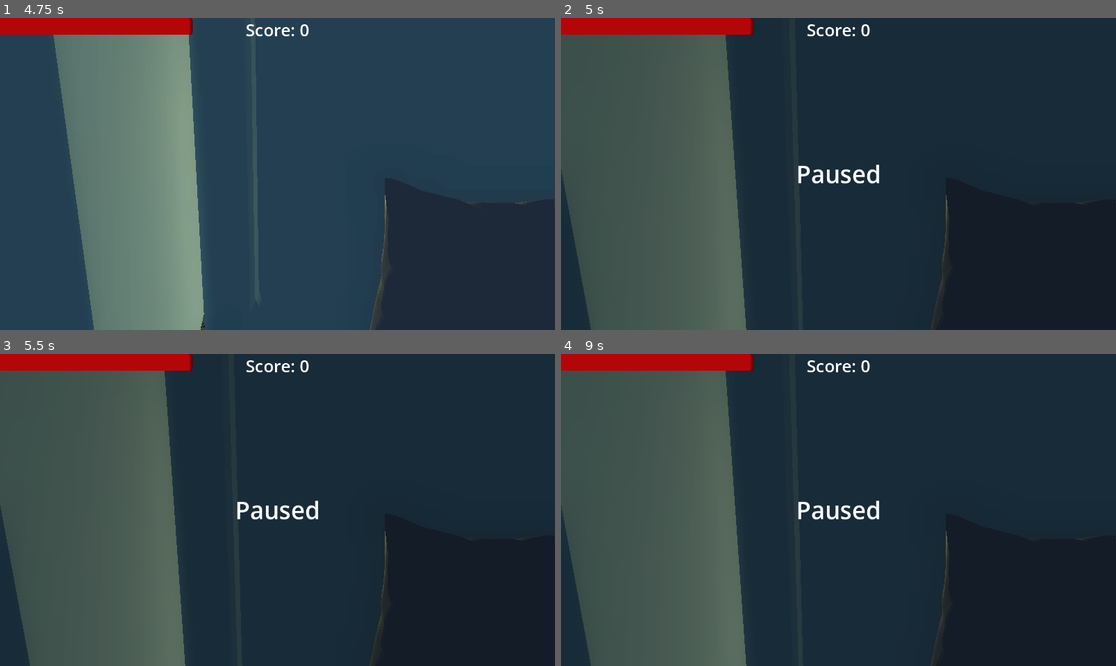
Above: before the commit, frames 1-4 (two rows, left to right).
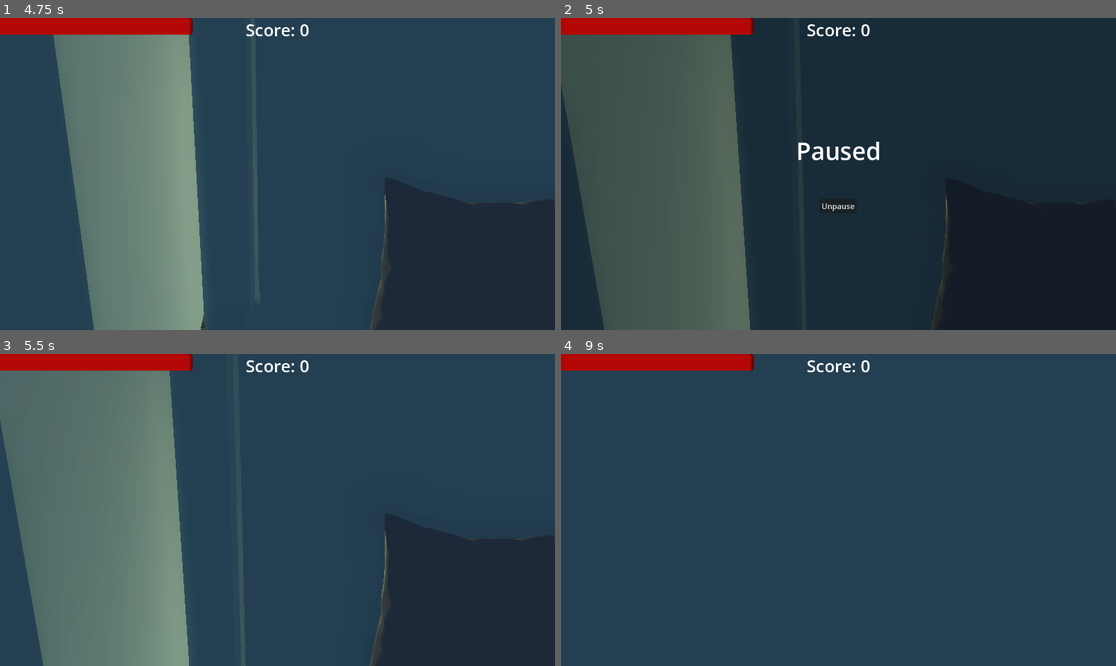
Above: after the commit, the same moments.

Repository: Mastermori/CozyCombat
Game: Godot game, scene res://UI/Menus/main_menu.tscn
Two runs of this game, one before a commit and one after it. Both use one fixed random seed, a clock stepped at 60 frames per second and the inputs below.
Inputs (mouse positions are in pixels of both pictures, inside the frame that each line leads up to):
- Up to frame 1 (4.75 s): click "Play" at 0.5 s; tap Enter at 1.25 s; move the mouse to (305, 174) at 1.27 s; hold W (move_forward) from 1.28 s (still down); tap Space (jump) at 1.35, 1.52, 1.82, 2, 2.27, 2.3, 2.57, 2.85, 3.77, 3.8, 4.07, 4.35, 4.52 s; move the mouse to (249, 174) at 2.02 s; click (249, 174) at 2.1 s; move the mouse to (288, 167) at 2.77 s; move the mouse to (271, 180) at 3.52 s; click (271, 180) at 3.6 s; move the mouse to (316, 177) at 4.27 s
- Up to frame 2 (5 s): keep holding W (move_forward); tap Space (jump) at 4.82 s; tap Escape (ui_cancel) at 4.9 s
- Up to frame 3 (5.5 s): release W (move_forward) at 5 s; click (277, 541) at 5 s, where only the run after the commit has a clickable "Unpause"
- Up to frame 4 (9 s): tap Enter at 5.75 s; move the mouse to (672, 463) at 5.77 s; hold A (strafe_left) 5.78-6.53 s; click (672, 463) at 5.85 s; tap Space (jump) at 6.02, 6.05, 6.32, 6.6, 7.52, 7.55, 7.82, 8.1, 8.27, 8.57 s; move the mouse to (866, 510) at 6.52 s; hold S (move_backwards) 6.53-7.28 s; move the mouse to (755, 432) at 7.27 s; hold D (strafe_right) 7.28-8.03 s; click (755, 432) at 7.35 s; move the mouse to (960, 494) at 8.02 s; hold W (move_forward) 8.03-8.78 s; move the mouse to (727, 525) at 8.77 s; hold D (strafe_right) from 8.78 s (still down); click (727, 525) at 8.85 s

Frame 1 is identical in both runs. In frame 2, 3.3% of the frame differs, in the area x 0-58%, y 5-100%; in frame 3, 79%; in frame 4, 93%, in the area x 0-100%, y 0-100%.

Commit message:
moved pause triggers to hud from player

Diff:
--- a/Entities/Player/Player.gd
+++ b/Entities/Player/Player.gd
@@ -30,17 +30,6 @@
 		calculate_stagger_velocity()
 
 	move_and_slide()
-
-	if not dead:
-		if Input.is_action_just_pressed("ui_cancel"):
-			if Input.mouse_mode == Input.MOUSE_MODE_VISIBLE:
-				$HUD.display_paused(false)
-				Engine.time_scale = 1
-				Input.mouse_mode = Input.MOUSE_MODE_CAPTURED
-			else:
-				$HUD.display_paused(true)
-				Engine.time_scale = 0
-				Input.mouse_mode = Input.MOUSE_MODE_VISIBLE
 
 func calculate_movement_velocity() -> void:
 	if dead:
--- a/Entities/Player/Player.tscn
+++ b/Entities/Player/Player.tscn
@@ -138,10 +138,6 @@
 
 [node name="Player" type="CharacterBody3D"]
 script = ExtResource("1_h5tho")
-speed = null
-jump_velocity = null
-max_health = null
-knockback_drag = null
 
 [node name="Camera3D" type="Camera3D" parent="."]
 transform = Transform3D(1, 0, 0, 0, 1, 0, 0, 0, 1, 0, 0.645782, 0)
--- a/Levels/Bedroom.tscn
+++ b/Levels/Bedroom.tscn
@@ -156,10 +156,10 @@
 
 [node name="Player" parent="." instance=ExtResource("7_4axkf")]
 transform = Transform3D(1, 0, 0, 0, 1, 0, 0, 0, 1, 6.55844, 0.884508, -4.27553)
-speed = null
-jump_velocity = null
-max_health = null
-knockback_drag = null
+speed = 10.0
+jump_velocity = 4.5
+max_health = 20.0
+knockback_drag = 0.1
 
 [node name="Boundery" type="Node" parent="."]
 
--- a/UI/HUD/HUD.gd
+++ b/UI/HUD/HUD.gd
@@ -6,11 +6,17 @@
 	$PausedHUD.hide()
 	Global.score_changed.connect(score_changed)
 
+func _input(event: InputEvent) -> void:
+	if event.is_action_pressed("ui_cancel"):
+		pause(not Input.mouse_mode == Input.MOUSE_MODE_VISIBLE)
+
 func display_death():
 	$DeathHUD.show()
 
-func display_paused(value: bool):
+func pause(value: bool):
 	$PausedHUD.visible = value
+	get_tree().paused = value
+	Input.mouse_mode = Input.MOUSE_MODE_VISIBLE if value else Input.MOUSE_MODE_CAPTURED
 
 func update_health_display(new_health, previous_health, max_health) -> void:
 	var tween = create_tween()
@@ -18,9 +24,12 @@
 		).set_trans(Tween.TRANS_CUBIC).set_ease(Tween.EASE_OUT)
 
 
+func score_changed(new_score: int):
+	$MarginContainer2/ScoreLabel.text = "Score: %s" % new_score
+
 func _on_restart_button_pressed() -> void:
 	get_tree().change_scene_to_file("res://UI/Menus/main_menu.tscn")
 	Engine.time_scale = 1
 
-func score_changed(new_score: int):
-	$MarginContainer2/ScoreLabel.text = "Score: %s" % new_score
+func _on_unpause_button_pressed() -> void:
+	pause(false)
--- a/UI/HUD/hud.tscn
+++ b/UI/HUD/hud.tscn
@@ -11,6 +11,7 @@
 corner_radius_bottom_right = 5
 
 [node name="HUD" type="Control"]
+process_mode = 3
 layout_mode = 3
 anchors_preset = 15
 anchor_right = 1.0
@@ -21,6 +22,7 @@
 script = ExtResource("1_u7q41")
 
 [node name="PausedHUD" type="MarginContainer" parent="."]
+process_mode = 2
 layout_mode = 1
 anchors_preset = 15
 anchor_right = 1.0
@@ -33,11 +35,21 @@
 layout_mode = 2
 color = Color(0, 0, 0, 0.313726)
 
-[node name="PausedLabel" type="Label" parent="PausedHUD"]
+[node name="VBoxContainer" type="VBoxContainer" parent="PausedHUD"]
+layout_mode = 2
+theme_override_constants/separation = 65
+alignment = 1
+
+[node name="PausedLabel" type="Label" parent="PausedHUD/VBoxContainer"]
 layout_mode = 2
 theme_override_font_sizes/font_size = 50
 text = "Paused"
 horizontal_alignment = 1
+
+[node name="UnpauseButton" type="Button" parent="PausedHUD/VBoxContainer"]
+layout_mode = 2
+size_flags_horizontal = 4
+text = "Unpause"
 
 [node name="DeathHUD" type="MarginContainer" parent="."]
 layout_mode = 1
@@ -95,4 +107,5 @@
 theme_override_font_sizes/font_size = 35
 text = "Score: 0"
 
+[connection signal="pressed" from="PausedHUD/VBoxContainer/UnpauseButton" to="." method="_on_unpause_button_pressed"]
 [connection signal="pressed" from="DeathHUD/VBoxContainer/RestartButton" to="." method="_on_restart_button_pressed"]
--- a/World.tscn
+++ b/World.tscn
@@ -93,10 +93,10 @@
 
 [node name="Player" parent="Entities" instance=ExtResource("5_2rqw5")]
 transform = Transform3D(1, 0, 0, 0, 1, 0, 0, 0, 1, -1.74431, 2.81888, -3.90801)
-speed = null
-jump_velocity = null
-max_health = null
-knockback_drag = null
+speed = 10.0
+jump_velocity = 4.5
+max_health = 20.0
+knockback_drag = 0.1
 
 [node name="Wind" type="Area3D" parent="."]
 transform = Transform3D(1, 0, 0, 0, 1, 0, 0, 0, 1, -0.374611, 0.558245, -0.0672755)
